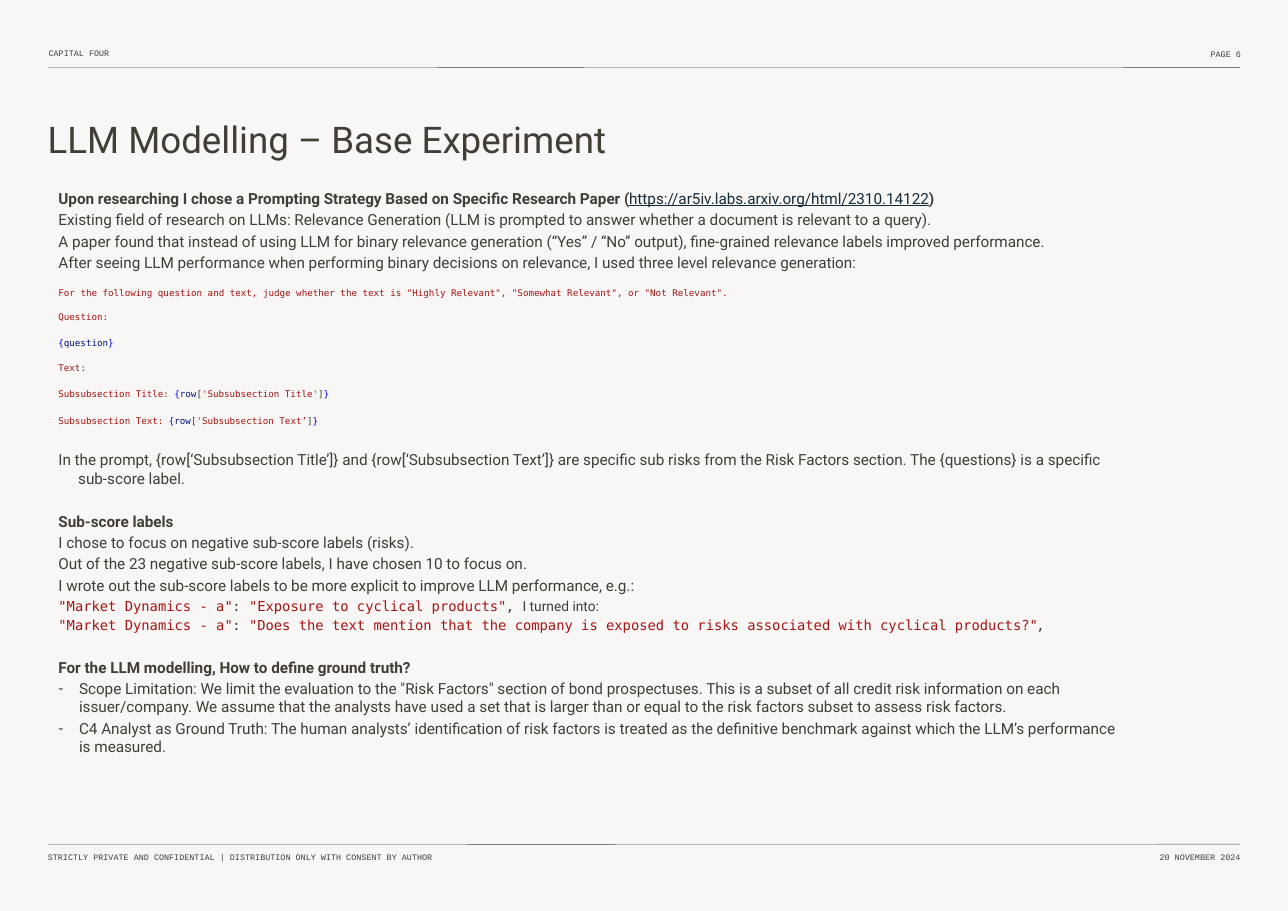
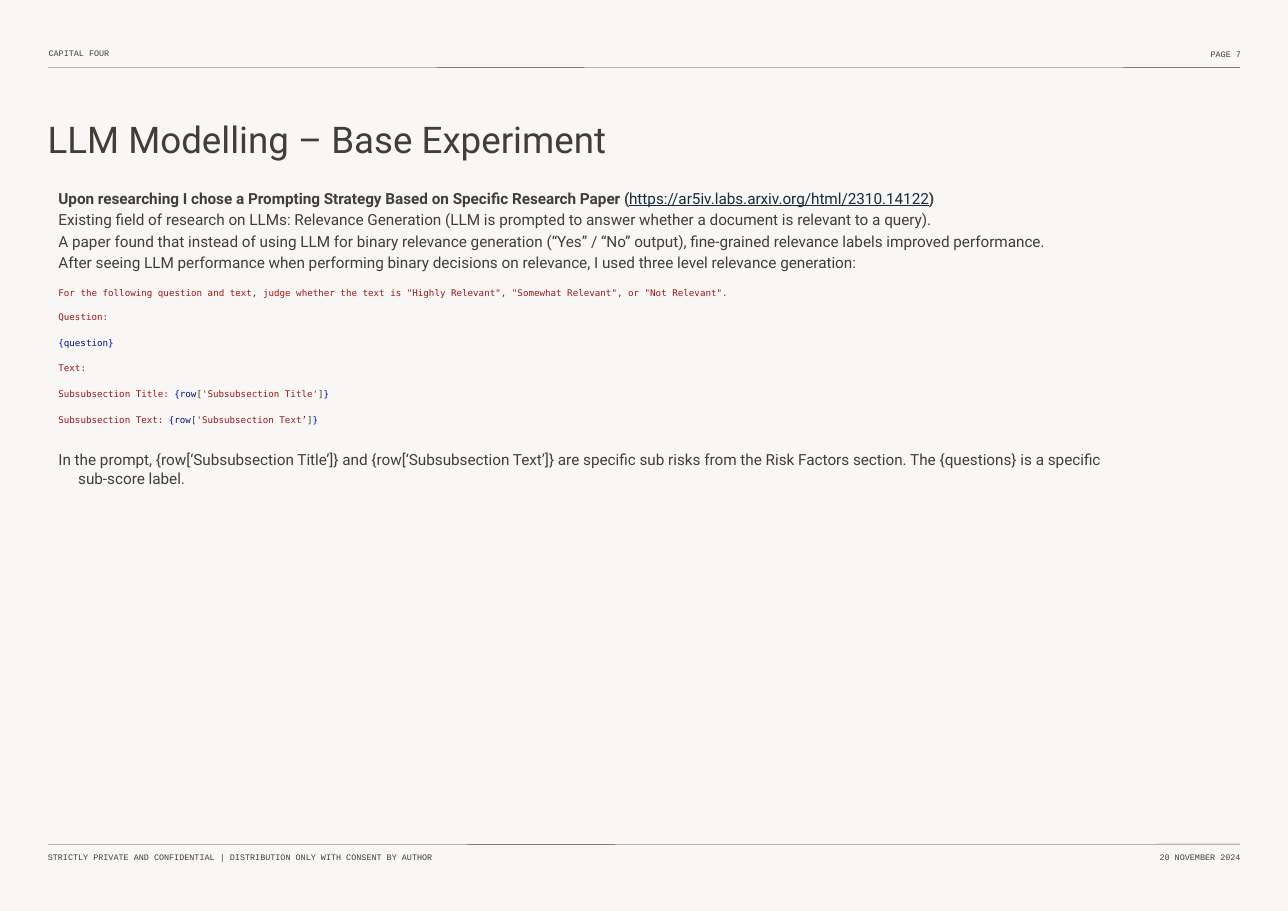
Before and after one commit to pierrehogenhaug/mester, a slide deck: slide 8 of _non_code_env_related/non_code_material/meeting_material/Thesis-Intro-Nov-2024.pptx (slide 7 before the commit). Drawn at 1288x911 pixels with LibreOffice and Linux fonts; fonts in the diff are those of the drawing. Boxes give left, top, right and bottom in pixels: in the first picture for what was removed or moved away, otherwise in the second. Text is boxed around its words. In the diff, an @@ line names an element or a change of style, - is before the commit and + after.

```diff
--- a/_non_code_env_related/non_code_material/meeting_material/Thesis-Intro-Nov-2024.pptx
+++ b/_non_code_env_related/non_code_material/meeting_material/Thesis-Intro-Nov-2024.pptx
@@ page number at [1211, 51, 1241, 57]: text changed @@
-PAGE 6
+PAGE 7
@@ text at [58, 515, 1115, 752]: paragraphs removed @@
-Sub-score labels
-I chose to focus on negative sub-score labels (risks).
-Out of the 23 negative sub-score labels, I have chosen 10 to focus on.
-I wrote out the sub-score labels to be more explicit to improve LLM performance, e.g.:
-"Market Dynamics - a": "Exposure to cyclical products", I turned into:
-"Market Dynamics - a": "Does the text mention that the company is exposed to risks associated with cyclical products?",
-For the LLM modelling, How to define ground truth?
-– Scope Limitation: We limit the evaluation to the "Risk Factors" section of bond prospectuses. This is a subset of all credit risk information on each issuer/company. We assume that the analysts have used a set that is larger than or equal to the risk factors subset to assess risk factors.
-– C4 Analyst as Ground Truth: The human analysts’ identification of risk factors is treated as the definitive benchmark against which the LLM’s performance is measured.
```
Also in this commit, not shown: 2 other slides changed, 2 slides added.
